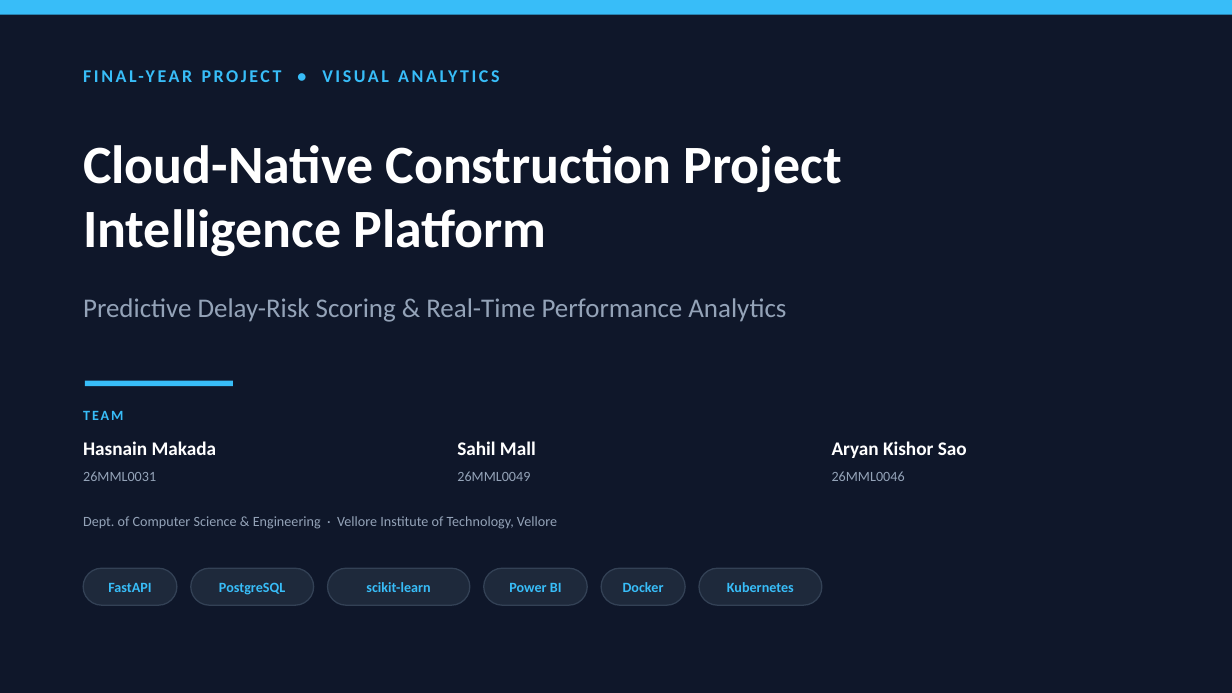
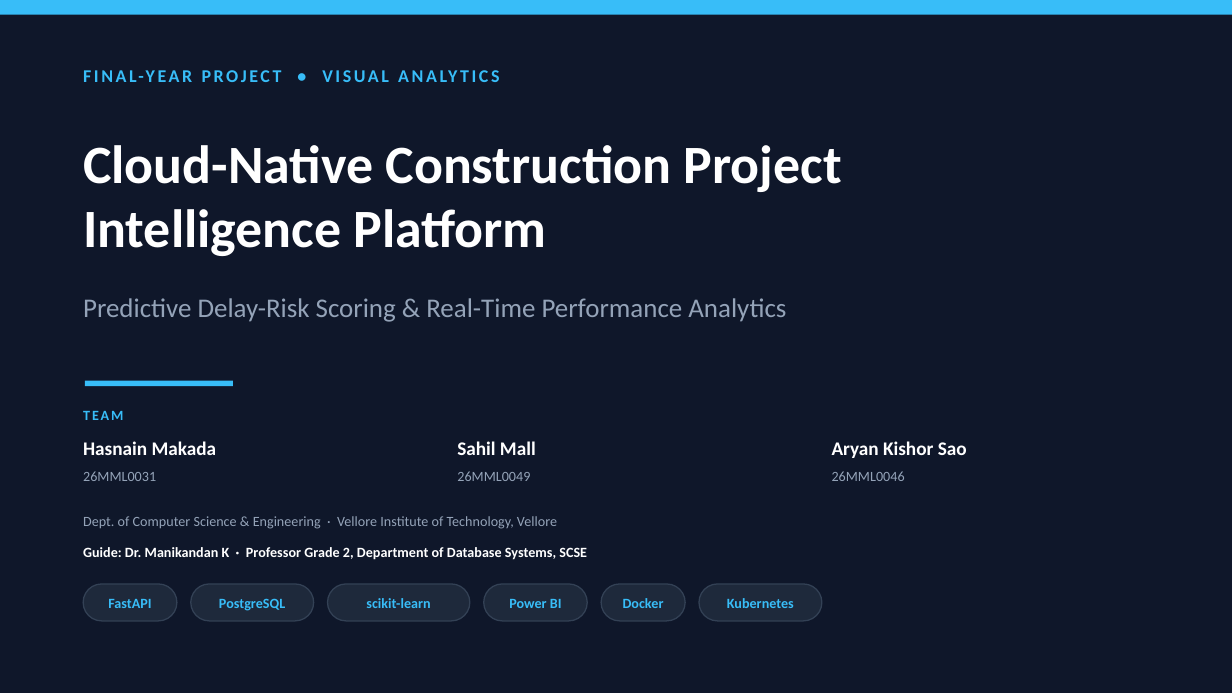
Before and after one commit to castial004/Cloud-Native-Construction-Project-Intelligence-Platform, a slide deck: slide 1 of project-final.pptx. Drawn at 1232x693 pixels with LibreOffice and Linux fonts; fonts in the diff are those of the drawing. Boxes give left, top, right and bottom in pixels: in the first picture for what was removed or moved away, otherwise in the second. Text is boxed around its words. In the diff, an @@ line names an element or a change of style, - is before the commit and + after.

```diff
--- a/project-final.pptx
+++ b/project-final.pptx
@@ text added at box(83, 547, 587, 560), 11 pt, text #FFFFFF, bold @@
+Guide: Dr. Manikandan K · Professor Grade 2, Department of Database Systems, SCSE
@@ 6 rounded rectangles: place and size @@
-6 rounded rectangles at box(83, 568, 823, 605)
+6 rounded rectangles at box(83, 584, 823, 621)
```
Also in this commit, not shown: 8 other slides changed, 1 other file.
